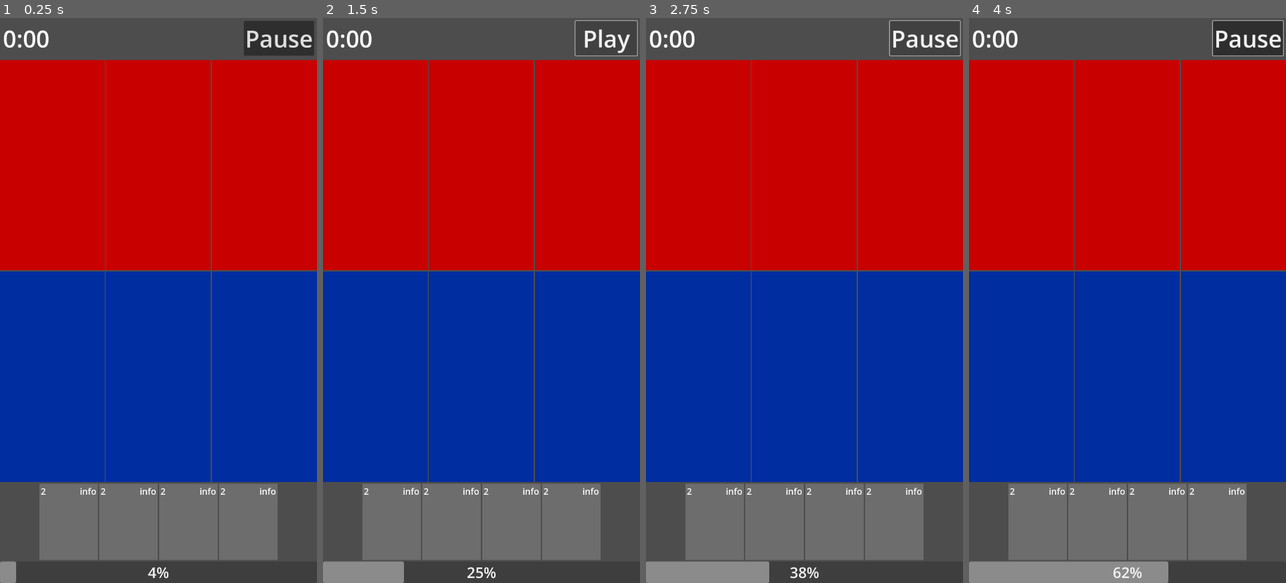
Above: before the commit, frames 1-4 (left to right).
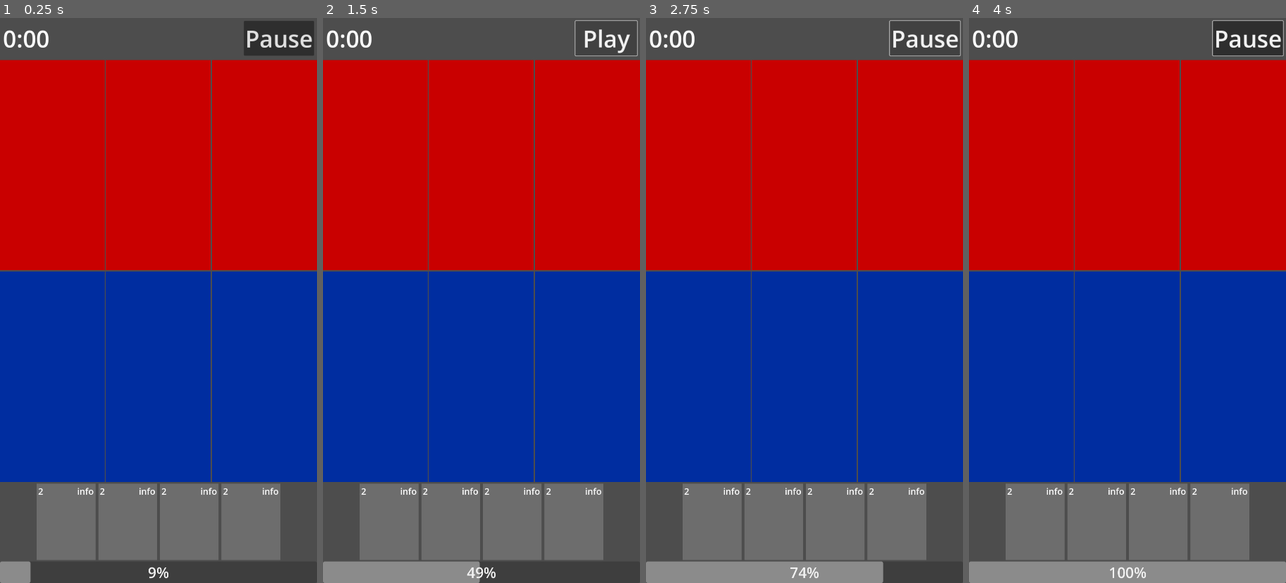
Above: after the commit, the same moments.

Repository: BerkZerker/CFG-Project
Game: Godot game, scene res://src/game/game.tscn
Two runs of this game, one before a commit and one after it. Both use one fixed random seed, a clock stepped at 60 frames per second and the inputs below.
Inputs (mouse positions are in pixels of both pictures, inside the frame that each line leads up to):
- Up to frame 1 (0.25 s): no input
- Up to frame 2 (1.5 s): move the mouse to (551, 272) at 0.52 s; click (551, 272) at 0.67 s; click "Pause" at 1.25 s
- Up to frame 3 (2.75 s): click "Play" at 2 s
- Up to frame 4 (4 s): drag from (1064, 328) to (1111, 413) at 2.77 s; move the mouse to (1159, 176) at 3.52 s; click (1159, 176) at 3.67 s

The runs differ from the first frame. In frame 1, 0.9% of the frame differs, in the area x 4-89%, y 82-100%; in frame 2, 1.7%; in frame 3, 2.1%; in frame 4, 2.3%, in the area x 11-100%, y 82-100%.

Commit message:
fixed multi-touch and tap-to-play mechanics

Diff:
--- a/src/cards/card.gd
+++ b/src/cards/card.gd
@@ -1,3 +1,4 @@
+@tool
 class_name Card extends Control
 
 # Action-specific vars.
@@ -13,6 +14,7 @@
 @onready var cost : Label = $GUI/Cost
 
 var touch_index : int = -1
+var hand_index : int = -1
 var is_pressed : bool = false
 var is_selected : bool = false
 var target_pos : Vector2 = Vector2.ZERO
@@ -90,8 +92,6 @@
 	GameEvents.cardSelected.emit()
 	is_selected = true
 	# FOR TESTING
-	modulate.a = 0.5
-	z_index = 10
 
 
 # Is called when the card is dropped.
@@ -102,16 +102,12 @@
 		return_to_hand()
 	elif card_state == States.DROPPABLE:
 		GameEvents.cardDropped.emit(self)
-	else:
-		print('other: ' + str(card_state))
-	z_index = 0
 
 
 func _on_card_selected() -> void:
 	if is_selected:
 		is_selected = false
 		# FOR TESTING
-		modulate.a = 1
 
 
 func _on_lane_entered(index : int, lane : int, type : Lane.Types) -> void:
--- a/src/cards/card.tscn
+++ b/src/cards/card.tscn
@@ -18,57 +18,7 @@
 [sub_resource type="RectangleShape2D" id="RectangleShape2D_sqyjg"]
 size = Vector2(200, 260)
 
-[sub_resource type="Animation" id="Animation_sfilj"]
-length = 0.001
-tracks/0/type = "value"
-tracks/0/imported = false
-tracks/0/enabled = true
-tracks/0/path = NodePath(".:scale")
-tracks/0/interp = 1
-tracks/0/loop_wrap = true
-tracks/0/keys = {
-"times": PackedFloat32Array(0),
-"transitions": PackedFloat32Array(1),
-"update": 0,
-"values": [Vector2(1, 1)]
-}
-
-[sub_resource type="Animation" id="Animation_cimck"]
-resource_name = "deselected"
-tracks/0/type = "value"
-tracks/0/imported = false
-tracks/0/enabled = true
-tracks/0/path = NodePath(".:scale")
-tracks/0/interp = 1
-tracks/0/loop_wrap = true
-tracks/0/keys = {
-"times": PackedFloat32Array(0),
-"transitions": PackedFloat32Array(1),
-"update": 0,
-"values": [Vector2(1, 1)]
-}
-
-[sub_resource type="Animation" id="Animation_w41r2"]
-resource_name = "selected"
-tracks/0/type = "value"
-tracks/0/imported = false
-tracks/0/enabled = true
-tracks/0/path = NodePath(".:scale")
-tracks/0/interp = 1
-tracks/0/loop_wrap = true
-tracks/0/keys = {
-"times": PackedFloat32Array(0),
-"transitions": PackedFloat32Array(1),
-"update": 0,
-"values": [Vector2(1.1, 1.1)]
-}
-
 [sub_resource type="AnimationLibrary" id="AnimationLibrary_7cnpu"]
-_data = {
-"RESET": SubResource("Animation_sfilj"),
-"deselected": SubResource("Animation_cimck"),
-"selected": SubResource("Animation_w41r2")
-}
 
 [node name="Card" type="Control"]
 custom_minimum_size = Vector2(200, 260)
@@ -84,9 +34,6 @@
 lane_type = 3
 time = 3.0
 energy = 2
-
-[node name="DeployTimer" type="Timer" parent="."]
-one_shot = true
 
 [node name="AnimatedSprite2D" type="AnimatedSprite2D" parent="."]
 sprite_frames = SubResource("SpriteFrames_ed8k4")
@@ -124,11 +71,6 @@
 position = Vector2(100, 130)
 shape = SubResource("RectangleShape2D_sqyjg")
 
-[node name="AnimationPlayer" type="AnimationPlayer" parent="."]
-libraries = {
-"": SubResource("AnimationLibrary_7cnpu")
-}
-
 [node name="CenterContainer" type="CenterContainer" parent="."]
 layout_mode = 1
 anchors_preset = 15
@@ -145,4 +87,12 @@
 texture_progress = ExtResource("3_v28df")
 tint_progress = Color(1, 1, 1, 0.392157)
 
+[node name="AnimationPlayer" type="AnimationPlayer" parent="."]
+libraries = {
+"": SubResource("AnimationLibrary_7cnpu")
+}
+
+[node name="DeployTimer" type="Timer" parent="."]
+one_shot = true
+
 [connection signal="timeout" from="DeployTimer" to="." method="execute_action"]
--- a/src/game/game.gd
+++ b/src/game/game.gd
@@ -36,8 +36,9 @@
 func _on_card_dropped(card : Card) -> void:
 	if energy - card.energy >= 0:
 		energy -= card.energy
+		var i = card.hand_index
 		arena.add_card(card)
-		hand.new_card()
+		hand.new_card(i)
 	else:
 		card.return_to_hand()
 
--- a/src/game/game.tscn
+++ b/src/game/game.tscn
@@ -10,7 +10,7 @@
 metadata/_edit_horizontal_guides_ = []
 
 [node name="EnergyTimer" type="Timer" parent="."]
-wait_time = 0.5
+wait_time = 0.25
 one_shot = true
 
 [node name="VBoxContainer" type="VBoxContainer" parent="."]
--- a/src/game/hand.gd
+++ b/src/game/hand.gd
@@ -1,8 +1,8 @@
 @tool
+class_name Hand extends Control
 
-class_name Hand extends HBoxContainer
-
-@export var SIZE: int = 4
+@export var SIZE : int = 4
+@export var MARGIN : int = 10
 
 var card_scene := preload("res://src/cards/card.tscn")
 var cards: Array[Card] = []
@@ -13,12 +13,27 @@
 func _ready() -> void:
 	# Add the cards.
 	for i in range(SIZE):
-		new_card()
+		new_card(i)
+#		card.position.x = x * (card.size.x + MARGIN)
+#		card.position.y = y * (card.size.y + MARGIN)
+#		add_child(card)
+
+	calculate_size()
+
+
+# Calculates the board's size based on the number of cards & the margin.
+func calculate_size() -> void:
+	var card = card_scene.instantiate()
+	custom_minimum_size.x = SIZE * (card.size.x + MARGIN) - MARGIN
+	custom_minimum_size.y = card.size.y
+	card.queue_free()
 
 
 # JUST FOR TESTING.
-func new_card():
+func new_card(index : int):
 	var card = card_scene.instantiate()
+	card.position.x = index * (card.size.x + MARGIN)
 	card.card_state = card.States.WAITING
+	card.hand_index = index
 	cards.append(card)
 	add_child(card)
--- a/src/game/hand.tscn
+++ b/src/game/hand.tscn
@@ -2,7 +2,9 @@
 
 [ext_resource type="Script" path="res://src/game/hand.gd" id="1_l5bhu"]
 
-[node name="Hand" type="HBoxContainer"]
+[node name="Hand" type="Control"]
+custom_minimum_size = Vector2(830, 260)
+layout_mode = 3
+anchors_preset = 0
 mouse_filter = 2
-alignment = 1
 script = ExtResource("1_l5bhu")
--- a/src/game/lane.gd
+++ b/src/game/lane.gd
@@ -1,5 +1,4 @@
 @tool
-
 class_name Lane extends TextureRect
 
 @export var type : Types
Not shown: 1 places in src/cards/card.tscn that only renumber resources
Not shown, changed: todo.txt
